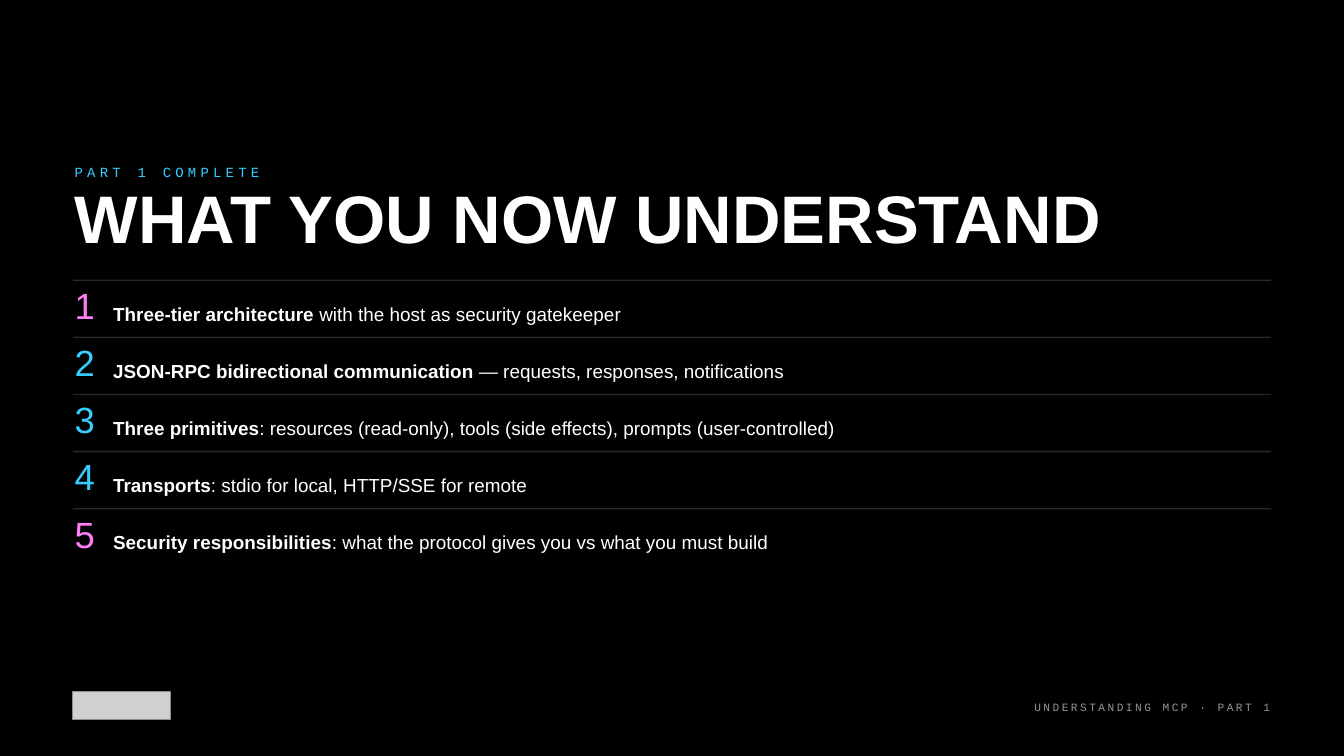
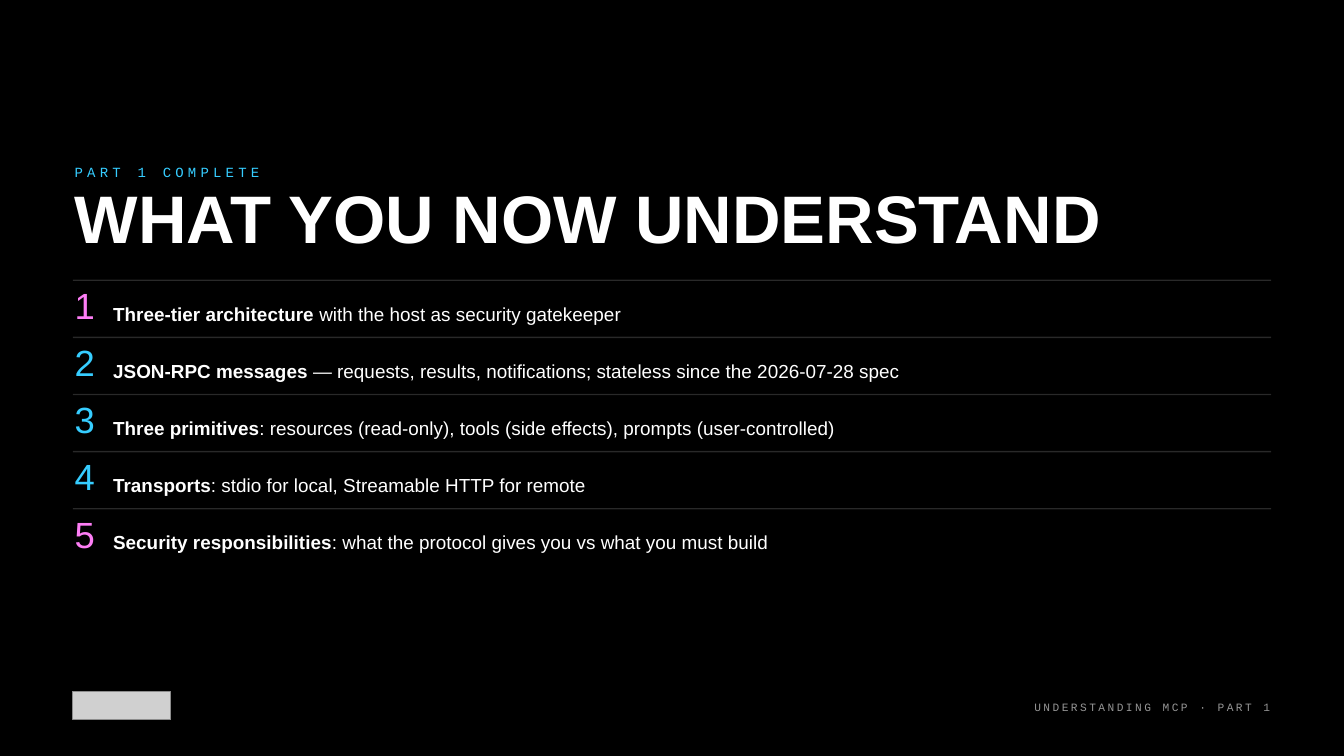
Before and after one commit to kkmookhey/training, a slide deck: slide 12 of blackhat-2026-adversarial-ai/M6-mcp-security/slides/Understanding MCP.pptx. Drawn at 1344x756 pixels with LibreOffice and Linux fonts; fonts in the diff are those of the drawing; grey boxes stand for pictures. Boxes give left, top, right and bottom in pixels: in the first picture for what was removed or moved away, otherwise in the second. Text is boxed around its words. In the diff, an @@ line names an element or a change of style, - is before the commit and + after.

```diff
--- a/blackhat-2026-adversarial-ai/M6-mcp-security/slides/Understanding MCP.pptx
+++ b/blackhat-2026-adversarial-ai/M6-mcp-security/slides/Understanding MCP.pptx
@@ text at (113, 364, 899, 382): text changed; bold off @@
-JSON-RPC bidirectional communication — requests, responses, notifications
+JSON-RPC messages — requests, results, notifications; stateless since the 2026-07-28 spec
@@ text at (113, 478, 586, 496): text changed @@
-Transports: stdio for local, HTTP/SSE for remote
+Transports: stdio for local, Streamable HTTP for remote
```
Also in this commit, not shown: 4 other slides changed, 3 slides added, 3 slides removed, 33 other files.
